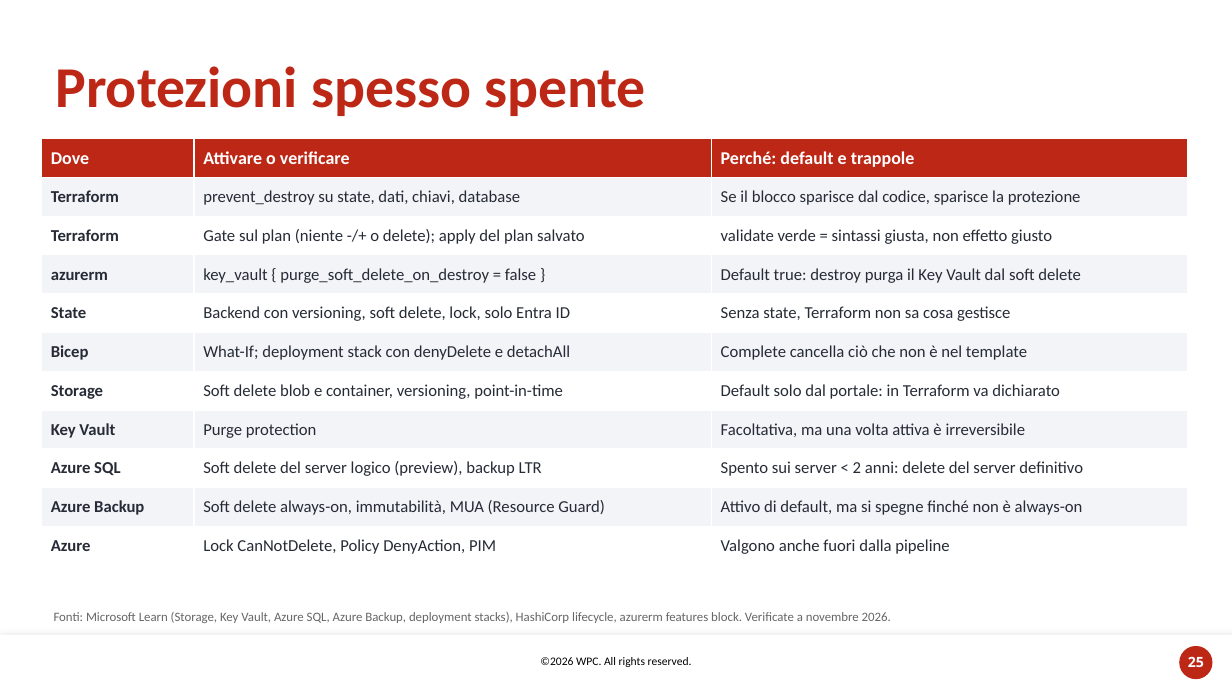
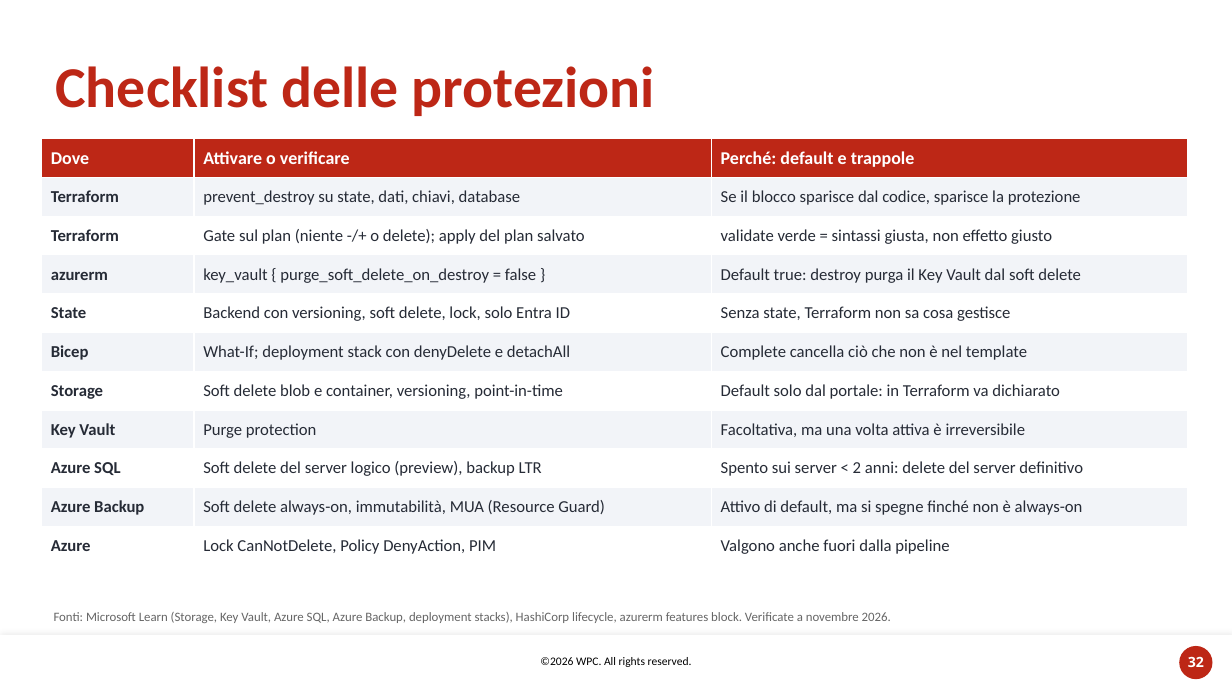
Before and after one commit to carlosacchi/wpc-2026, a slide deck: slide 32 of docs/session/out/WPC2026-Copilot-sotto-controllo.pptx (slide 25 before the commit). Drawn at 1232x693 pixels with LibreOffice and Linux fonts; fonts in the diff are those of the drawing; background and template pictures are left out. Boxes give left, top, right and bottom in pixels: in the first picture for what was removed or moved away, otherwise in the second. Text is boxed around its words. In the diff, an @@ line names an element or a change of style, - is before the commit and + after.

```diff
--- a/docs/session/out/WPC2026-Copilot-sotto-controllo.pptx
+++ b/docs/session/out/WPC2026-Copilot-sotto-controllo.pptx
@@ title at <box>55,66,655,116</box>: text changed @@
-Protezioni spesso spente
+Checklist delle protezioni
@@ page number at <box>1188,656,1204,667</box>: text changed @@
-25
+32
```
Also in this commit, not shown: 12 other slides changed, 6 slides added, 5 slides removed, 4 other files.
